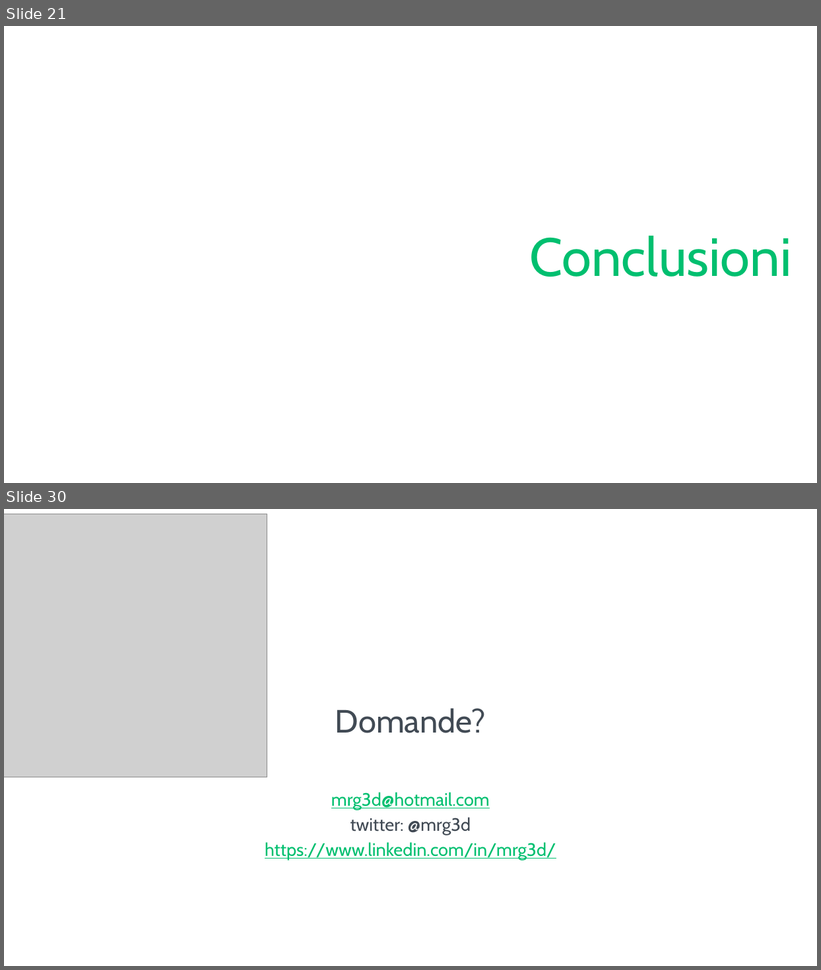
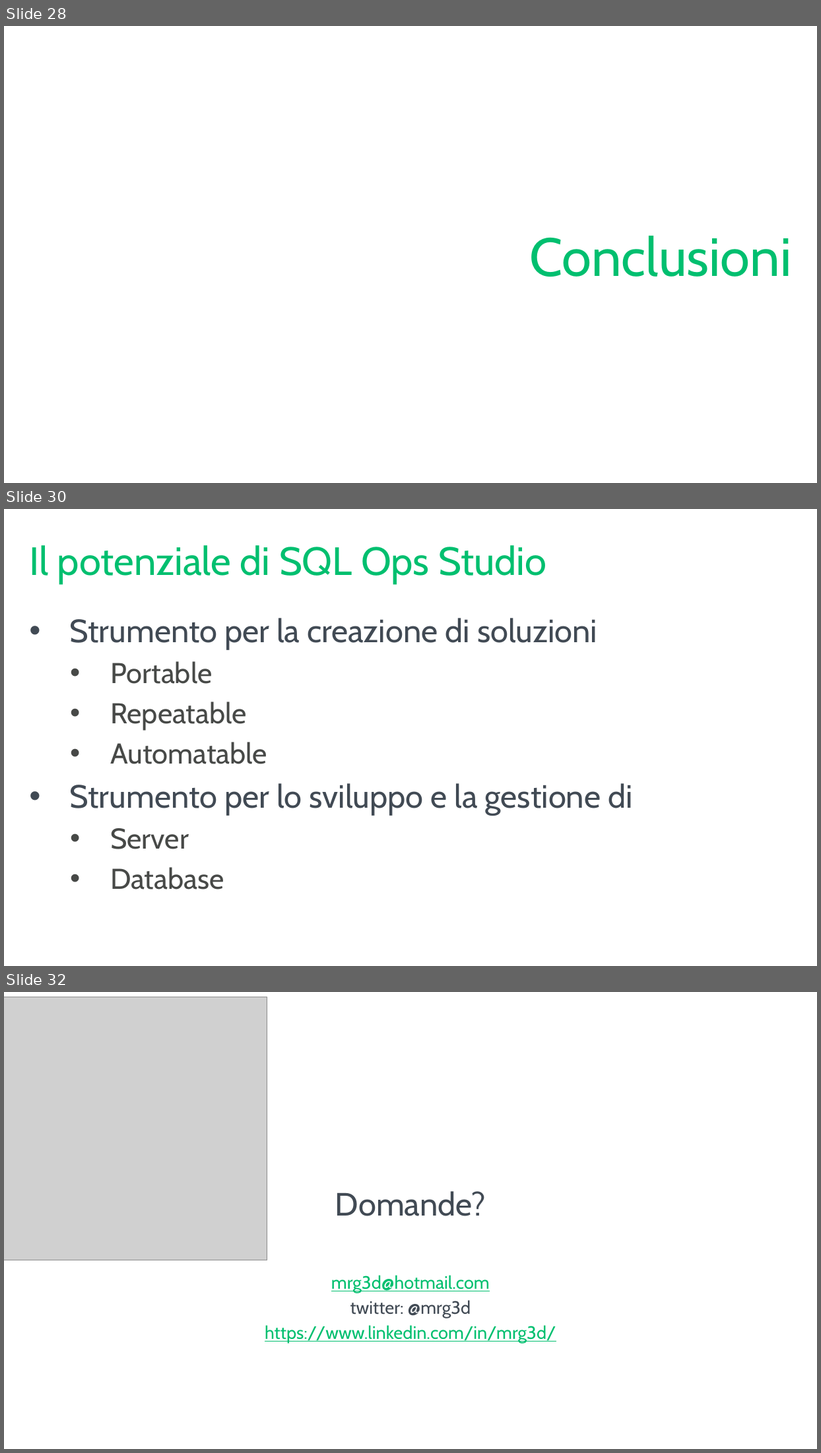
Before and after one commit to mrg3d/demo-opsstudio-repo, a slide deck: Introducing SQL Operations Studio.pptx. Shown one above the other, each under a label of ours: slides 21 and 30 before the commit, slides 28, 30 and 32 after it; the slides between them are not shown. The pictures are 821x970 and 821x1453 pixels, drawn with LibreOffice and Linux fonts; fonts in the diff are those of the drawing; grey boxes stand for pictures; background and template pictures are left out. Boxes give left, top, right and bottom in pixels: in the first picture for what was removed or moved away, otherwise in the second. Text is boxed around its words. In the diff, an @@ line names an element or a change of style, - is before the commit and + after.

```diff
--- a/Introducing SQL Operations Studio.pptx
+++ b/Introducing SQL Operations Studio.pptx
@@ slide 30 added at (x1=4, y1=509, x2=817, y2=966), background #FFFFFF @@
@@ title added at (x1=30, y1=545, x2=547, y2=584), 44 pt, text #00BF6F @@
+Il potenziale di SQL Ops Studio
@@ text added at (x1=70, y1=618, x2=633, y2=890), 36 pt, text #414A54 @@
+• Strumento per la creazione di soluzioni
+  • Portable
+  • Repeatable
+  • Automatable
+• Strumento per lo sviluppo e la gestione di
+  • Server
+  • Database
@@ what was slide 21 is now slide 28 @@
@@ what was slide 30 is now slide 32 @@
```
Also in this commit, not shown: 6 slides changed, 1 other slide added, 1 other file.
